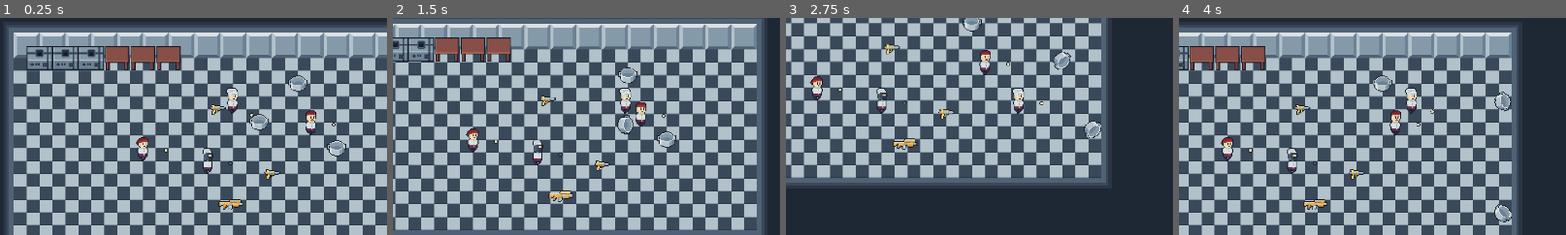
Above: before the commit, frames 1-4 (left to right).
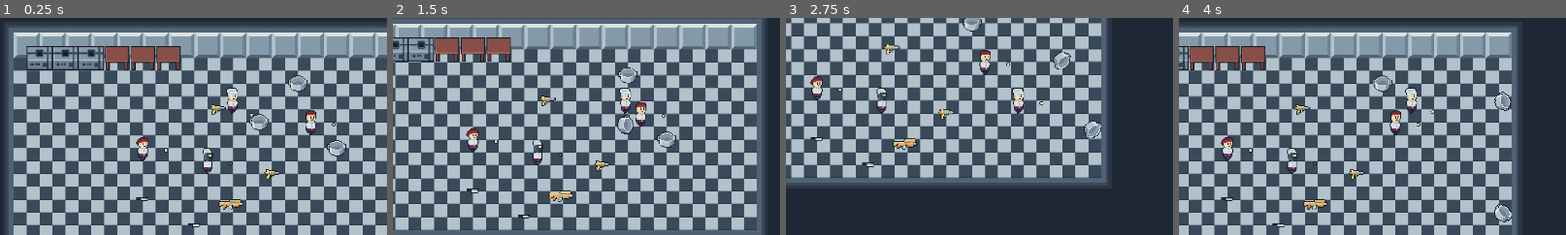
Above: after the commit, the same moments.

Repository: nonamecorn/romancce_macabre
Game: Godot game, scene res://game.tscn
Same seed, same stepped clock (60 frames per second), same inputs: the game is played once before the commit and once after it.
Inputs (mouse positions are % of the whole screen's width and height, from its top left):
- Up to frame 1 (0.25 s): no input
- Up to frame 2 (1.5 s): tap Enter at 0.5 s; move the mouse to (72, 45) at 0.52 s; hold D (p1_right) 0.53-1.28 s; right-click (72, 45) at 0.6 s; click (72, 45) at 0.67 s; move the mouse to (30, 55) at 1.27 s; hold S (p1_down) from 1.28 s (still down); click (30, 55) at 1.35 s
- Up to frame 3 (2.75 s): move the mouse to (60, 28) at 2.02 s; release S (p1_down) at 2.03 s; hold D (p1_right) from 2.03 s (still down); right-click (60, 28) at 2.1 s
- Up to frame 4 (4 s): move the mouse to (45, 70) at 2.77 s; release D (p1_right) at 2.78 s; hold W (p1_up) 2.78-3.53 s; click (45, 70) at 2.85 s; move the mouse to (80, 65) at 3.52 s; hold A (p1_left) from 3.53 s (still down); right-click (80, 65) at 3.6 s
The pictures show only the part of the screen within x 0-50%, y 8-58%; the shares and areas given below are measured in that part.

The runs differ from the first frame. In frame 1, less than 0.1% of the frame differs, in the area x 35-52%, y 82-97%; in frame 2, 0.1%; in frame 3, 0.1%, in the area x 6-23%, y 54-69%; in frame 4, 0.1%.
Error before the commit: Attempt to call function 'add_child' in base 'null instance' on a null instance. (res://game.gd:22)
Error after the commit: Attempt to call function 'stop' in base 'null instance' on a null instance. (res://obj/components/bodies/mother_item.gd:12)

Commit message:
chopping

Diff:
--- a/game.gd
+++ b/game.gd
@@ -9,7 +9,7 @@
 	2: {
 		viewport = $GridContainer/SubViewportContainer/SubViewport,
 		camera = $GridContainer/SubViewportContainer/SubViewport/Camera2D2,
-		player = $GridContainer/SubViewportContainer2/SubViewport/map/Player2
+		player = $GridContainer/SubViewportContainer2/SubViewport/map/bobot
 	},
 }
 
--- a/game.tscn
+++ b/game.tscn
@@ -47,3 +47,5 @@
 
 [node name="Camera2D2" type="Camera2D" parent="GridContainer/SubViewportContainer/SubViewport"]
 zoom = Vector2(2, 2)
+
+[editable path="GridContainer/SubViewportContainer2/SubViewport/map"]
--- a/lvls/map.tscn
+++ b/lvls/map.tscn
@@ -11,6 +11,7 @@
 [ext_resource type="PackedScene" uid="uid://bkrh617ywrwoe" path="res://obj/containers/pot.tscn" id="10_x02vt"]
 [ext_resource type="PackedScene" uid="uid://ctaryefmvilqh" path="res://obj/entity/shef.tscn" id="11_tyjp7"]
 [ext_resource type="PackedScene" path="res://obj/guns/pulserifle.tscn" id="12_8nv7l"]
+[ext_resource type="PackedScene" uid="uid://bepyyymx85y0q" path="res://obj/guns/knife.tscn" id="12_tyjp7"]
 
 [sub_resource type="TileSetAtlasSource" id="TileSetAtlasSource_b4fcx"]
 texture = ExtResource("5_04hbb")
@@ -174,3 +175,9 @@
 
 [node name="bobot3" parent="." instance=ExtResource("11_tyjp7")]
 position = Vector2(368, 160)
+
+[node name="knife" parent="." instance=ExtResource("12_tyjp7")]
+position = Vector2(160, 240)
+
+[node name="knife2" parent="." instance=ExtResource("12_tyjp7")]
+position = Vector2(224, 272)
--- a/obj/components/bodies/mother_item.gd
+++ b/obj/components/bodies/mother_item.gd
@@ -3,6 +3,8 @@
 
 signal in_hand
 signal out_hand
+
+
 
 func use():
 	$AnimationPlayer.play("kill")
--- a/obj/entity/ingredient.gd
+++ b/obj/entity/ingredient.gd
@@ -3,6 +3,7 @@
 class_name Ingredient
 
 @export var res : IngredientRes
+@export var health = 100
 
 func _ready() -> void:
 	$Sprite2D.texture = res.texture
@@ -10,3 +11,10 @@
 func use():
 	#regen_health
 	pass
+
+func hurt(damage, damage_vec):
+	take_knockback(damage_vec)
+	health -= damage
+	if health <= 0:
+		$Sprite2D.texture = res.chopped_tex
+		res.chopped = true
--- a/obj/entity/ingredient.tscn
+++ b/obj/entity/ingredient.tscn
@@ -12,6 +12,7 @@
 [node name="ingredient_base" instance=ExtResource("1_ajgg6")]
 script = ExtResource("2_efotu")
 res = null
+health = 100
 
 [node name="CollisionShape2D" parent="." index="0"]
 shape = SubResource("CircleShape2D_efotu")
--- a/obj/guns/hurtbox.gd
+++ b/obj/guns/hurtbox.gd
@@ -7,6 +7,7 @@
 		body.hurt(damage, Vector2.LEFT.rotated(global_rotation) * -100)
 
 func hurt():
+
 	for body in get_overlapping_bodies():
 		if body.has_method("hurt"):
 			body.hurt(damage, Vector2.LEFT.rotated(global_rotation) * -100)
--- a/obj/guns/knife.tscn
+++ b/obj/guns/knife.tscn
@@ -100,6 +100,8 @@
 shape = SubResource("RectangleShape2D_1mcsd")
 
 [node name="hurtbox" parent="." index="3" instance=ExtResource("3_m1tmt")]
+collision_layer = 0
+collision_mask = 18
 
 [node name="AnimationPlayer" type="AnimationPlayer" parent="." index="4"]
 libraries = {
--- a/res_scripts/Ingredient.gd
+++ b/res_scripts/Ingredient.gd
@@ -4,6 +4,8 @@
 @export var id: StringName
 @export var name: String
 @export var texture: Texture
+@export var chopped_tex: Texture
+var chopped : bool = false
 
 static func compare(a, b) -> bool:
 	return a.id < b.id
Not shown: 1 places in lvls/map.tscn that only renumber resources
